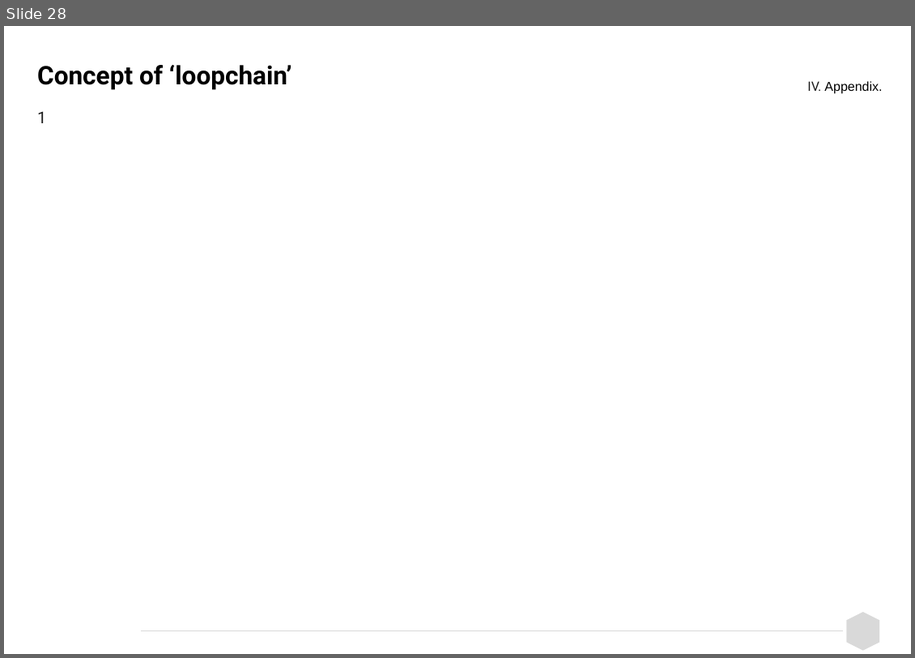
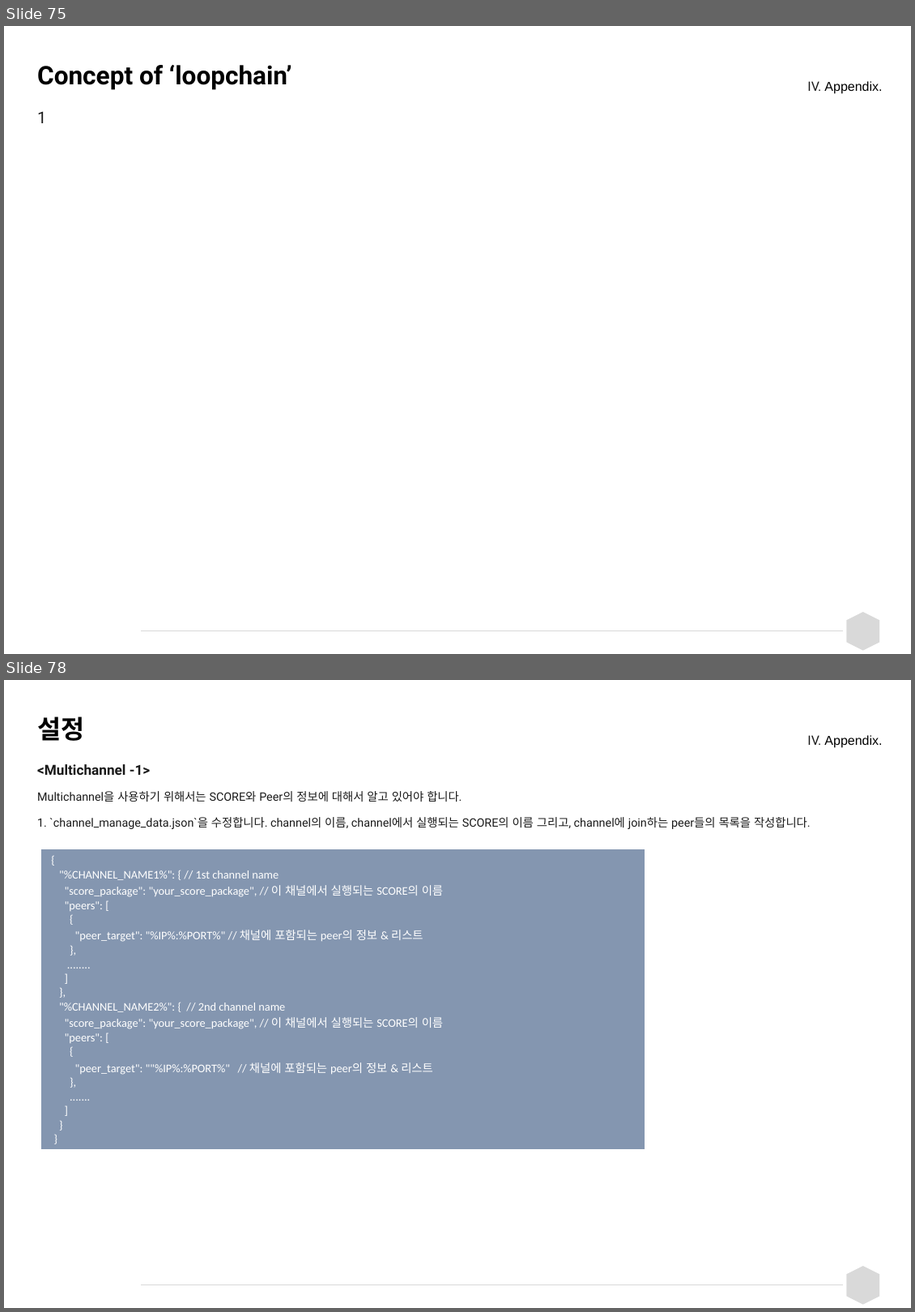
Before and after one commit to spritofwind/loopchain-docs, a slide deck: loopchain_교육_20180322_v0.1.pptx. Shown one above the other, each under a label of ours: slide 28 before the commit, slides 75 and 78 after it; the slides between them are not shown. The pictures are 915x658 and 915x1312 pixels, drawn with LibreOffice and Linux fonts; fonts in the diff are those of the drawing; background and template pictures are left out. Boxes give left, top, right and bottom in pixels: in the first picture for what was removed or moved away, otherwise in the second. Text is boxed around its words. In the diff, an @@ line names an element or a change of style, - is before the commit and + after.

```diff
--- a/loopchain_교육_20180322_v0.1.pptx
+++ b/loopchain_교육_20180322_v0.1.pptx
@@ slide 78 added at (4,680,911,1308), background #FFFFFF; not listed: 2 template elements that a slide beside it also shows @@
@@ title added at (37,716,84,741), 22 pt, text #000000, bold @@
+설정
@@ text added at (808,735,882,748), 11.1 pt, text #000000 @@
+IV. Appendix.
@@ text added at (37,764,810,829), 10 pt, text #1A1A1A @@
+<Multichannel -1>
+Multichannel을 사용하기 위해서는 SCORE와 Peer의 정보에 대해서 알고 있어야 합니다.
+1. `channel_manage_data.json`을 수정합니다. channel의 이름, channel에서 실행되는 SCORE의 이름 그리고, channel에 join하는 peer들의 목록을 작성합니다.
@@ table added at (40,849,645,1137), 1 rows, 1 columns @@
+{ / "%CHANNEL_NAME1%": { // 1st channel name / "score_package": "your_score_package", // 이 채널에서 실행되는 SCORE의 이름 / "peers": [ / { / "peer_target": "%IP%:%PORT%" // 채널에 포함되는 peer의 정보 & 리스트 / }, / ........ / ] / }, / "%CHANNEL_NAME2%": { // 2nd channel name / "score_package": "your_score_package", // 이 채널에서 실행되는 SCORE의 이름 / "peers": [ / { / "peer_target": ""%IP%:%PORT%" // 채널에 포함되는 peer의 정보 & 리스트 / }, / ....... / ] / } / }
@@ what was slide 28 is now slide 75 @@
```
Also in this commit, not shown: 12 slides changed, 55 other slides added, 7 other files.
